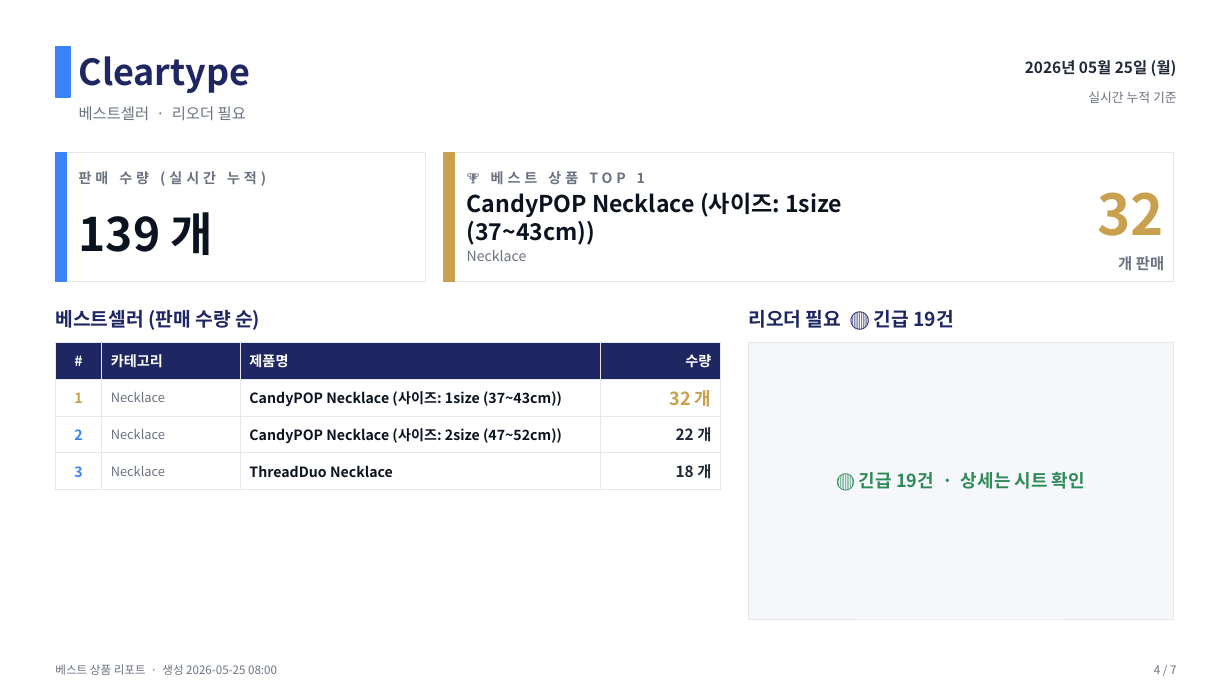
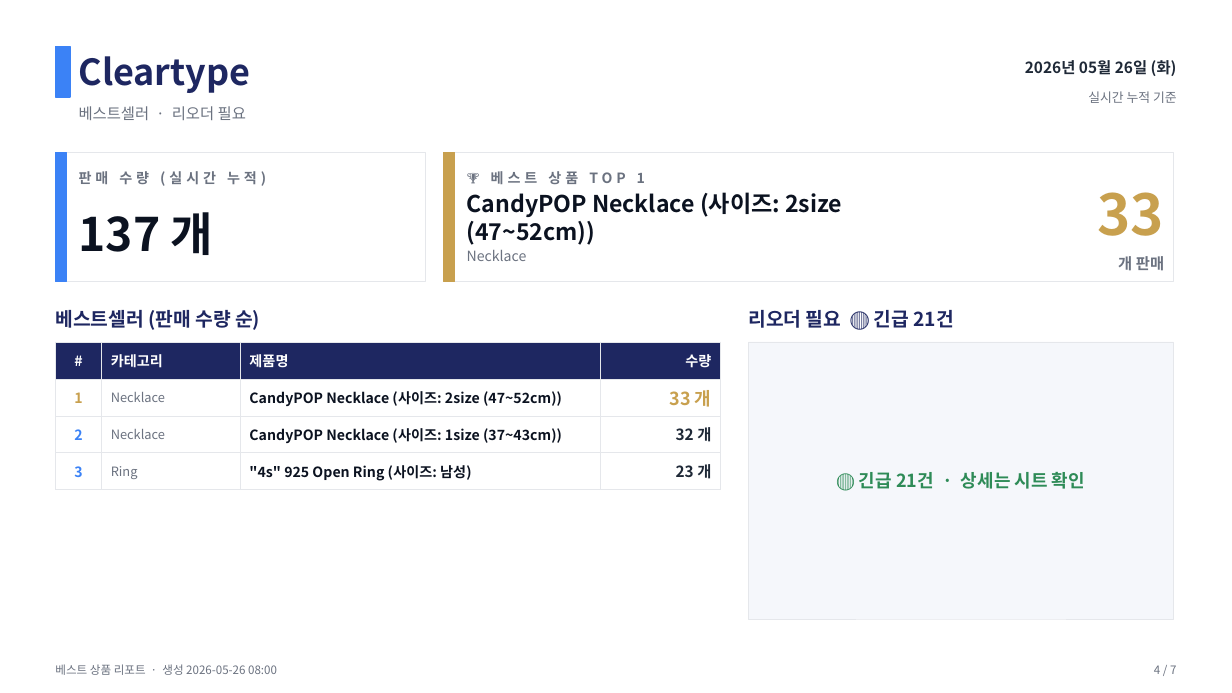
Before and after one commit to j65209/Brightbeed, a slide deck: slide 4 of data/sales-report.pptx. Drawn at 1232x693 pixels with LibreOffice and Linux fonts; fonts in the diff are those of the drawing. Boxes give left, top, right and bottom in pixels: in the first picture for what was removed or moved away, otherwise in the second. Text is boxed around its words. In the diff, an @@ line names an element or a change of style, - is before the commit and + after.

```diff
--- a/data/sales-report.pptx
+++ b/data/sales-report.pptx
@@ text at <box>1025,60,1177,76</box>: text changed @@
-2026년 05월 25일 (월)
+2026년 05월 26일 (화)
@@ text at <box>467,192,842,245</box>: text changed @@
-CandyPOP Necklace (사이즈: 1size (37~43cm))
+CandyPOP Necklace (사이즈: 2size (47~52cm))
@@ text at <box>1098,192,1165,236</box>: text changed @@
-32
+33
@@ text at <box>79,212,214,255</box>: text changed @@
-139 개
+137 개
@@ text at <box>748,310,953,328</box>: text changed @@
-리오더 필요 🔴 긴급 19건
+리오더 필요 🔴 긴급 21건
@@ table at <box>55,342,721,485</box> @@
-row 2, column 3: CandyPOP Necklace (사이즈: 1size (37~43cm))
+row 2, column 3: CandyPOP Necklace (사이즈: 2size (47~52cm))
-row 2, column 4: 32 개
+row 2, column 4: 33 개
-row 3, column 3: CandyPOP Necklace (사이즈: 2size (47~52cm))
+row 3, column 3: CandyPOP Necklace (사이즈: 1size (37~43cm))
-row 3, column 4: 22 개
+row 3, column 4: 32 개
-row 4: 3 | Necklace | ThreadDuo Necklace | 18 개
+row 4: 3 | Ring | "4s" 925 Open Ring (사이즈: 남성) | 23 개
@@ text at <box>859,472,1085,489</box>: text changed @@
-🔴 긴급 19건 · 상세는 시트 확인
+🔴 긴급 21건 · 상세는 시트 확인
```
Also in this commit, not shown: 6 other slides changed.
